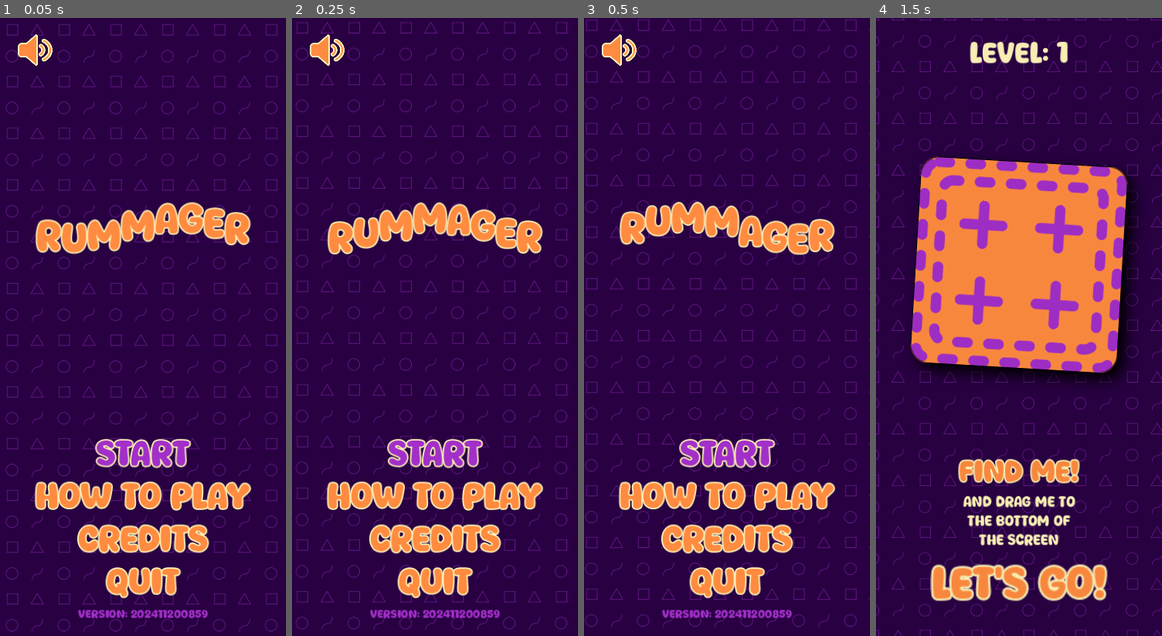
Above: before the commit, frames 1-4 (left to right).
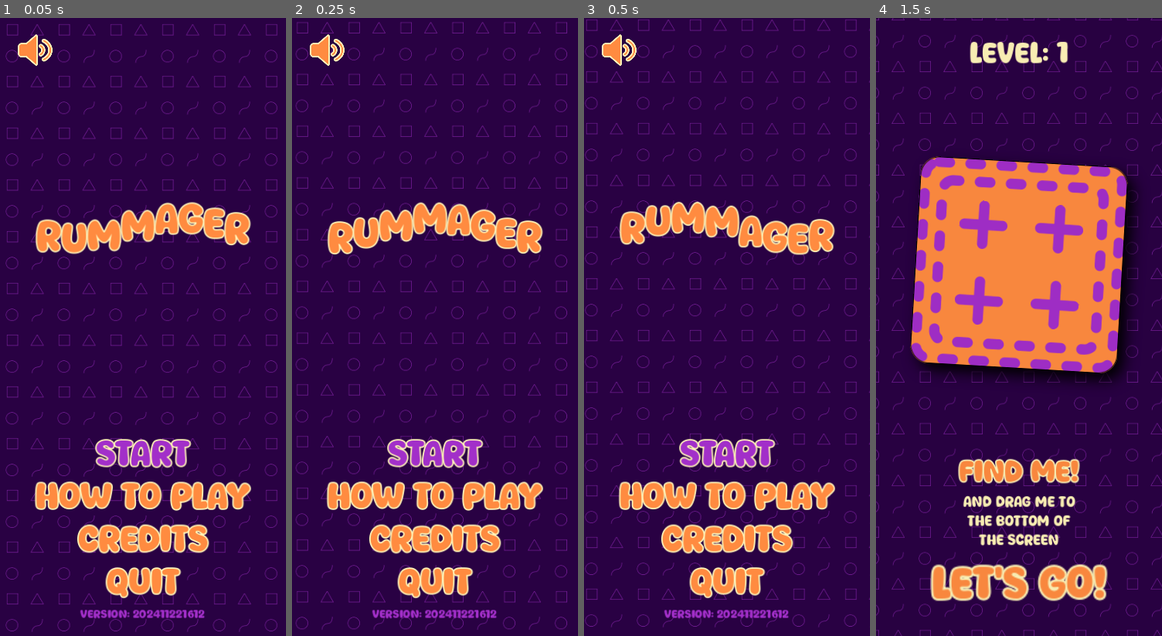
Above: after the commit, the same moments.

Repository: magopian/rummager
Game: Godot game, scene res://start_menu.tscn
Two runs of this game, one before a commit and one after it. Both use one fixed random seed, a clock stepped at 60 frames per second and the inputs below. Sound files missing from this copy of the repository are replaced by a short silence.
Inputs:
- Up to frame 1 (0.05 s): no input
- Up to frame 2 (0.25 s): no input
- Up to frame 3 (0.5 s): no input
- Up to frame 4 (1.5 s): click "START" at 0.5 s; click "Let's go!" at 1.25 s

The runs differ from the first frame. In frame 1, 0.5% of the frame differs, in the area x 27-73%, y 95-98%; in frame 2, 0.5%; in frame 3, 0.5%; in frame 4, nothing differs.

Commit message:
Bump version number

Diff:
--- a/project.godot
+++ b/project.godot
@@ -11,7 +11,7 @@
 [application]
 
 config/name="Rummager"
-config/version="202411200859"
+config/version="202411221612"
 run/main_scene="res://start_menu.tscn"
 config/features=PackedStringArray("4.3", "Mobile")
 boot_splash/image="res://assets/boot_splash.png"
Not shown, changed: export_presets.cfg
